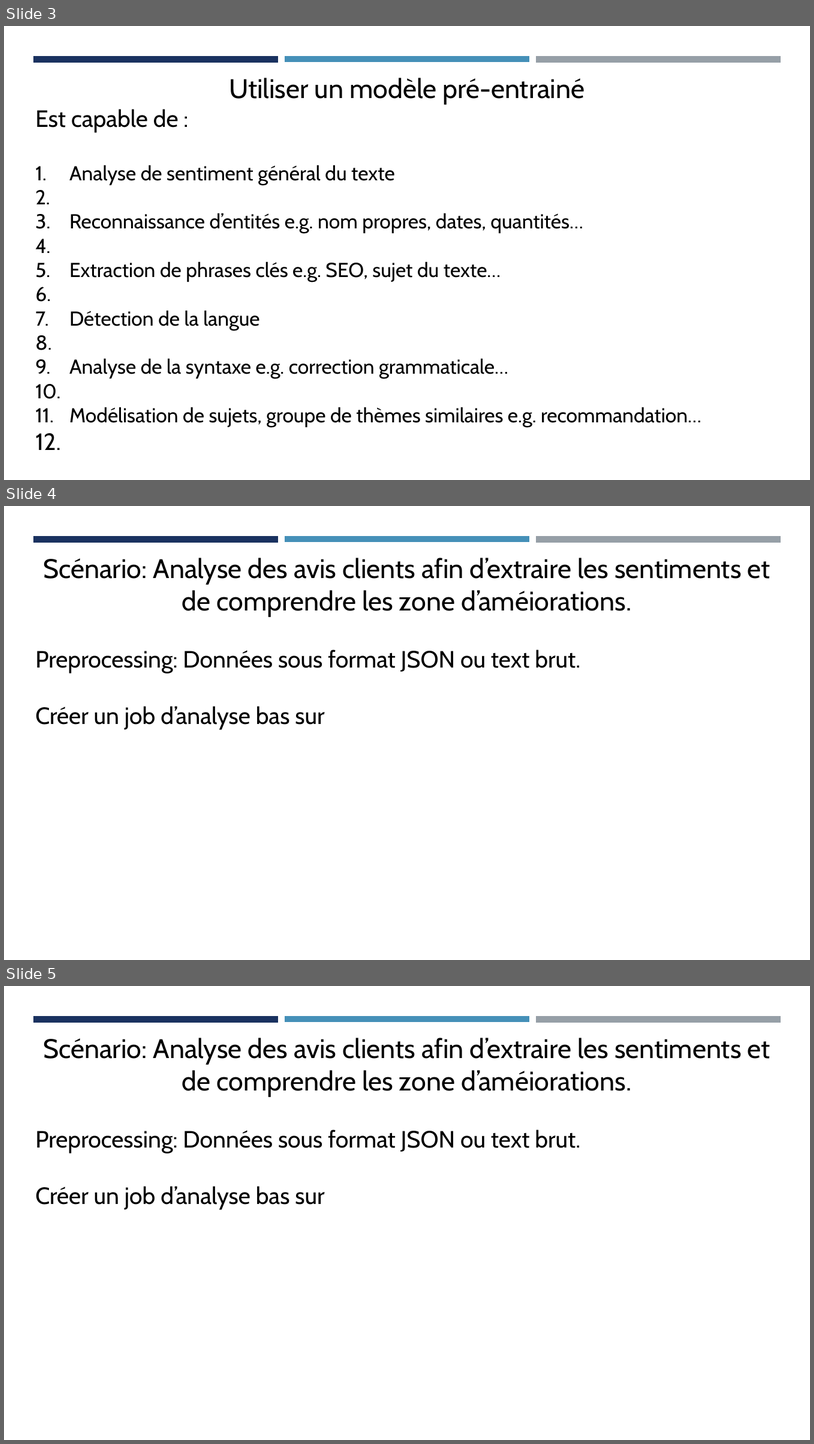
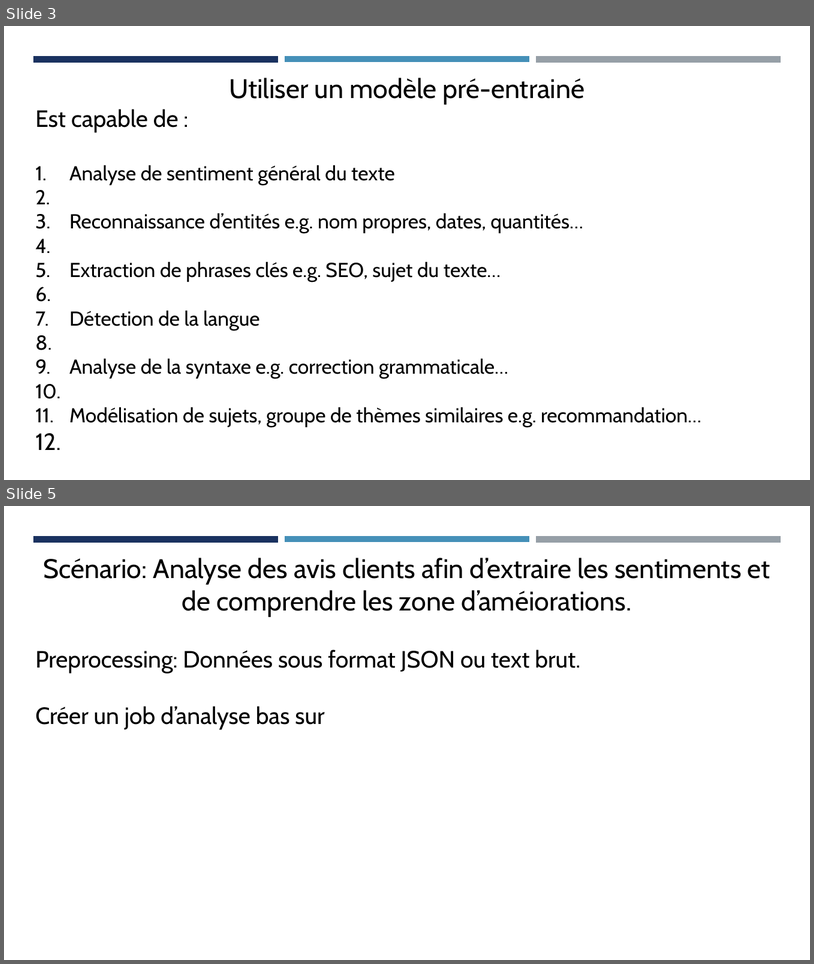
Before and after one commit to Jmuhleman/pw_CLD, a slide deck: workshop/AWS Comprehend.odp. Shown one above the other, each under a label of ours: slides 3, 4 and 5 before the commit, slides 3 and 5 after it; the slides between them are not shown. The pictures are 814x1444 and 814x964 pixels, drawn with LibreOffice and Linux fonts; fonts in the diff are those of the drawing. Boxes give left, top, right and bottom in pixels: in the first picture for what was removed or moved away, otherwise in the second. Text is boxed around its words. In the diff, an @@ line names an element or a change of style, - is before the commit and + after.

```diff
--- a/workshop/AWS Comprehend.odp
+++ b/workshop/AWS Comprehend.odp
@@ slide 4 removed at [4,506,810,960], background #FFFFFF; not listed: 3 template elements that a slide beside it also shows @@
@@ text removed at [35,558,771,730] @@
-Scénario: Analyse des avis clients afin d’extraire les sentiments et de comprendre les zone d’améiorations.
-Preprocessing: Données sous format JSON ou text brut.
-Créer un job d’analyse bas sur
```
Also in this commit, not shown: 1 slide added.
